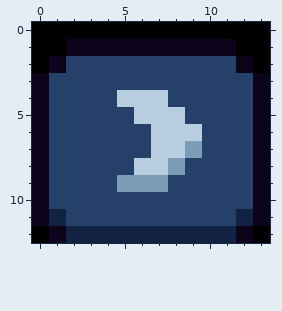
Two versions of one pixel-art sprite, Resources/res/ui/buttons/right_pressed.png. The first picture shows the starting point.
The file is 56x52 pixels, drawn in blocks of 4x4; one block is one cell here.
Now the later version:
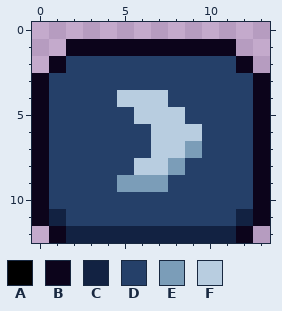
Palette (. is transparent): A #000000  B #0c041b  C #122242  D #254069  E #7b9db8  F #b8cde0
What changed:
Changed rows in their new state; - is an unchanged pixel.
first column x 0:
 0 ..............
 1 ..----------..
 2 .------------.
first column x 0:
12 .------------.
Changed places in both pictures, as pixel boxes (x1, y1, x2, y2):
erased: (32, 22, 270, 73)
erased: (32, 226, 49, 243)
erased: (253, 226, 270, 243)
